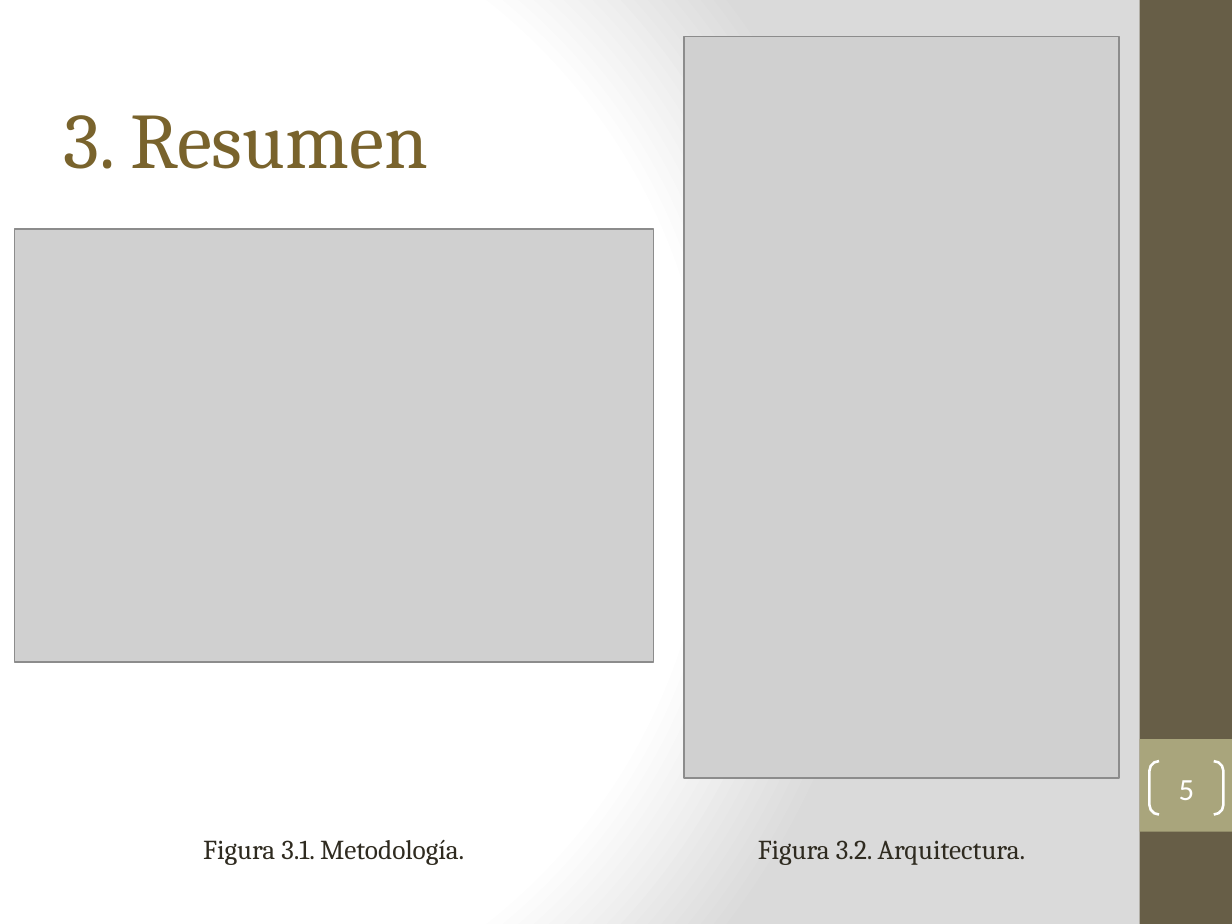
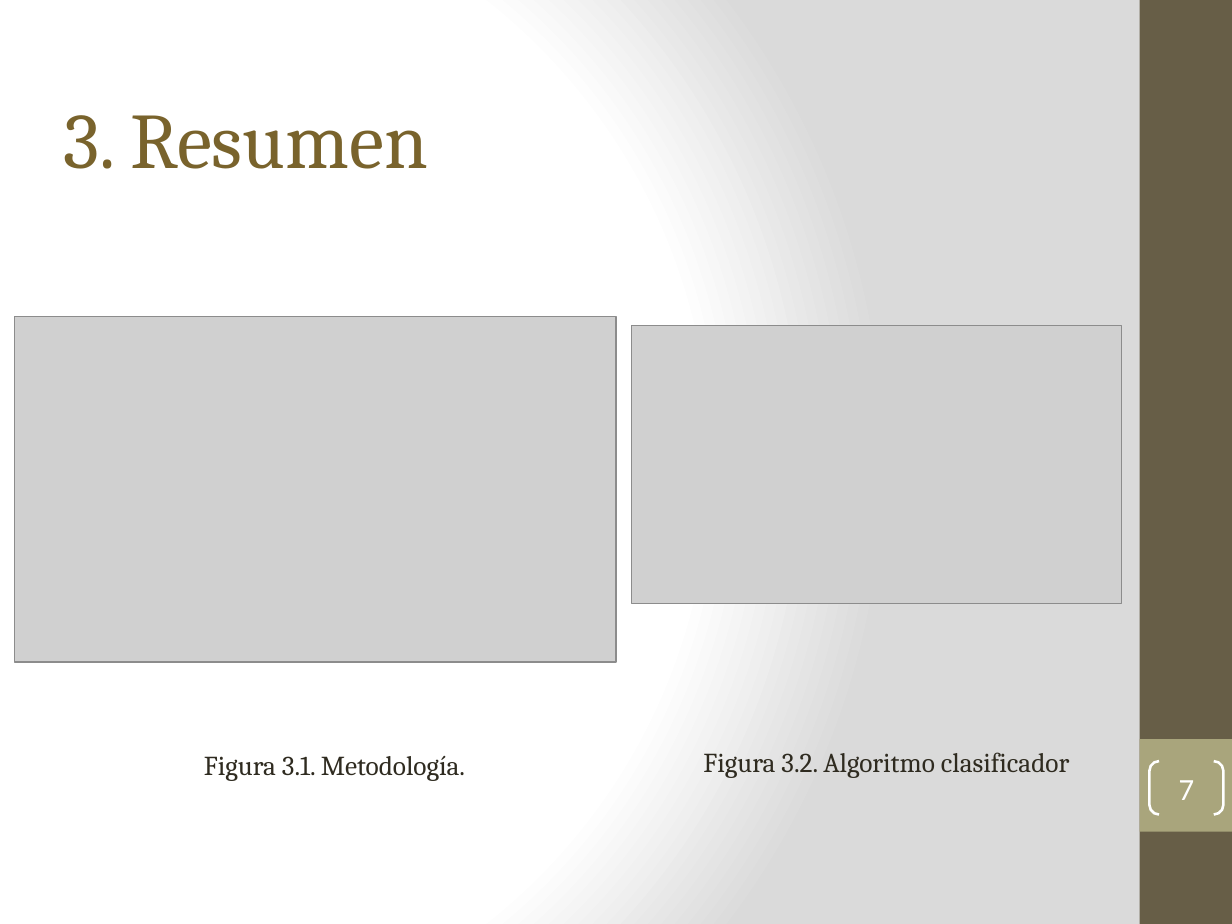
Before and after one commit to earredondo/PlantDiseaseDetection, a slide deck: slide 7 of technicalReport/tt2/presentacionTT2-v1.0.pptx (slide 5 before the commit). Drawn at 1232x924 pixels with LibreOffice and Linux fonts; fonts in the diff are those of the drawing; grey boxes stand for pictures. Boxes give left, top, right and bottom in pixels: in the first picture for what was removed or moved away, otherwise in the second. Text is boxed around its words. In the diff, an @@ line names an element or a change of style, - is before the commit and + after.

```diff
--- a/technicalReport/tt2/presentacionTT2-v1.0.pptx
+++ b/technicalReport/tt2/presentacionTT2-v1.0.pptx
@@ picture removed at (684,37,1119,779) @@
@@ picture: place and size @@
-picture at (15,229,654,663)
+picture at (15,317,616,663)
@@ picture added at (632,325,1122,604) @@
@@ text "Figura 3.1. Metodología.": place and size @@
-text "Figura 3.1. Metodología." at (203,840,464,865)
+text "Figura 3.1. Metodología." at (204,756,465,781)
@@ text at (703,752,1069,778): text changed @@
-Figura 3.2. Arquitectura.
+Figura 3.2. Algoritmo clasificador
@@ page number at (1179,780,1195,800): text changed @@
-5
+7
```
Also in this commit, not shown: 15 other slides changed, 5 slides added, 1 slide removed, 1 other file.
